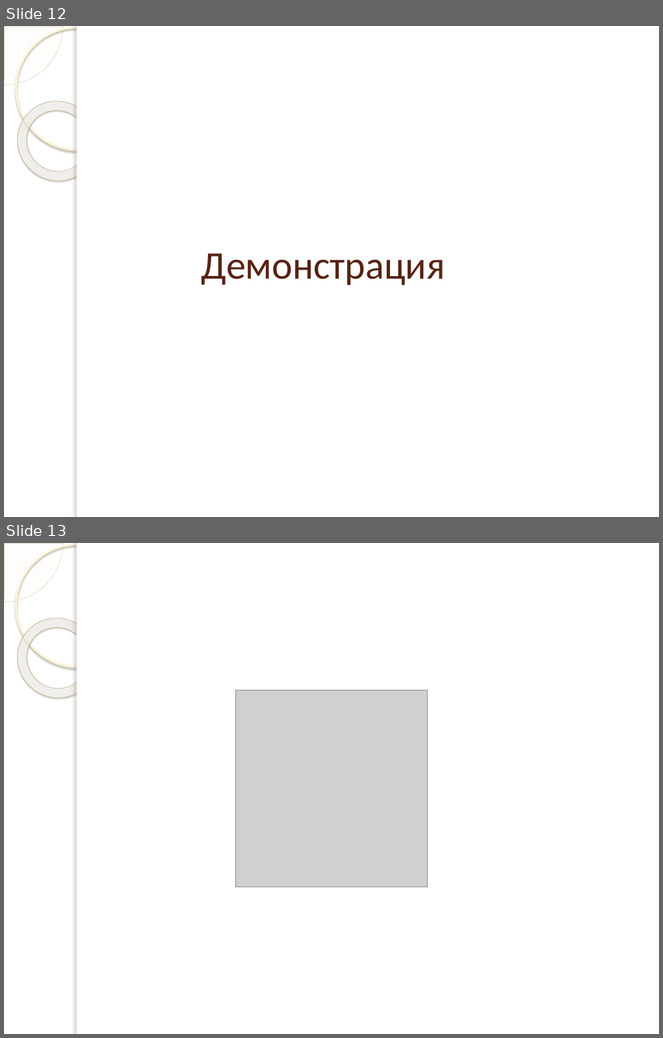
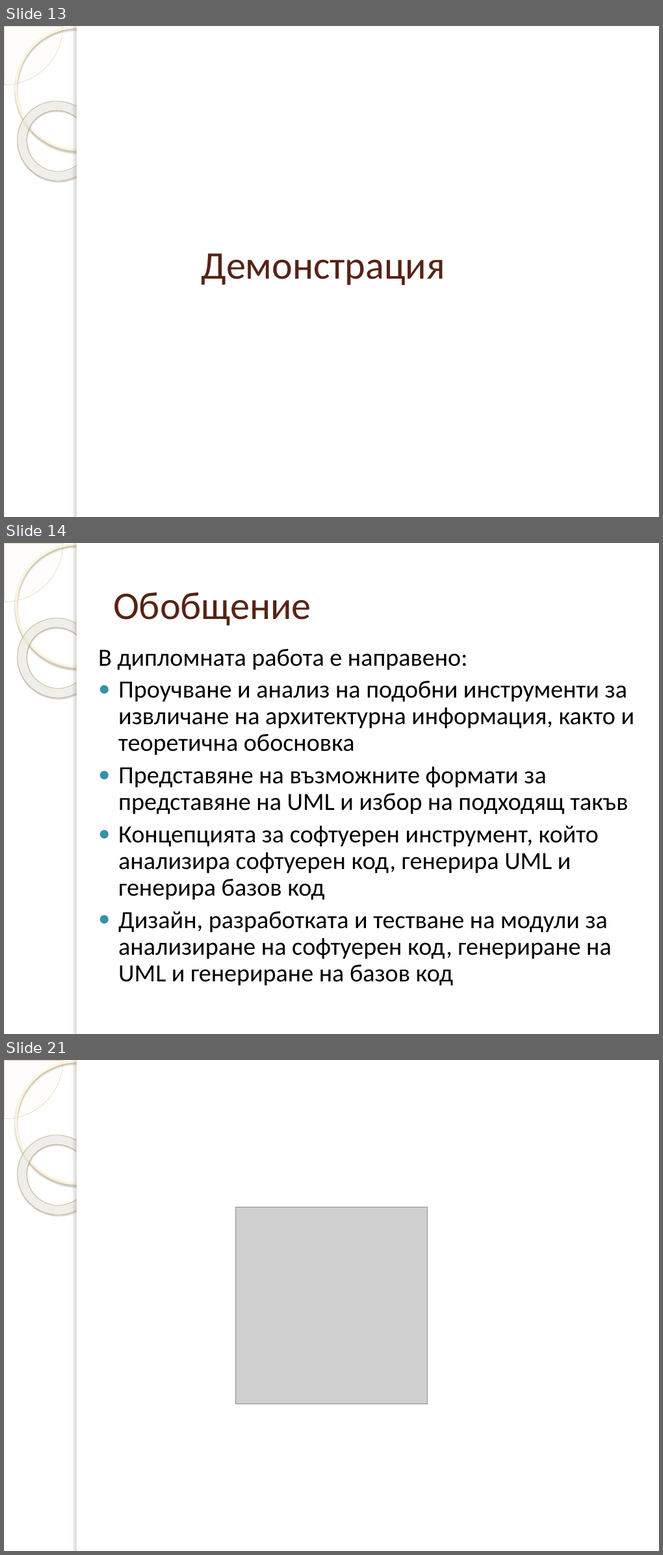
Before and after one commit to dmanev/ArchExtractor, a slide deck: ArchExtractor/doc/Presentation.pptx. Shown one above the other, each under a label of ours: slides 12 and 13 before the commit, slides 13, 14 and 21 after it; the slides between them are not shown. The pictures are 663x1038 and 663x1555 pixels, drawn with LibreOffice and Linux fonts; fonts in the diff are those of the drawing; grey boxes stand for pictures; background and template pictures are left out. Boxes give left, top, right and bottom in pixels: in the first picture for what was removed or moved away, otherwise in the second. Text is boxed around its words. In the diff, an @@ line names an element or a change of style, - is before the commit and + after.

```diff
--- a/ArchExtractor/doc/Presentation.pptx
+++ b/ArchExtractor/doc/Presentation.pptx
@@ slide 14 added at box(4, 543, 659, 1034), background picture (left out); not listed: 5 template elements that a slide beside it also shows @@
@@ title added at box(113, 592, 311, 626), 43 pt, text #572314 @@
+Обобщение
@@ text added at box(98, 649, 635, 986), 27.2 pt, text #000000 @@
+В дипломната работа е направено:
+● Проучване и анализ на подобни инструменти за извличане на архитектурна информация, както и теоретична обосновка
+● Представяне на възможните формати за представяне на UML и избор на подходящ такъв
+● Концепцията за софтуерен инструмент, който анализира софтуерен код, генерира UML и генерира базов код
+● Дизайн, разработката и тестване на модули за анализиране на софтуерен код, генериране на UML и генериране на базов код
@@ what was slide 12 is now slide 13 @@
@@ what was slide 13 is now slide 21 @@
```
Also in this commit, not shown: 6 slides changed, 7 other slides added, 3 other files.
